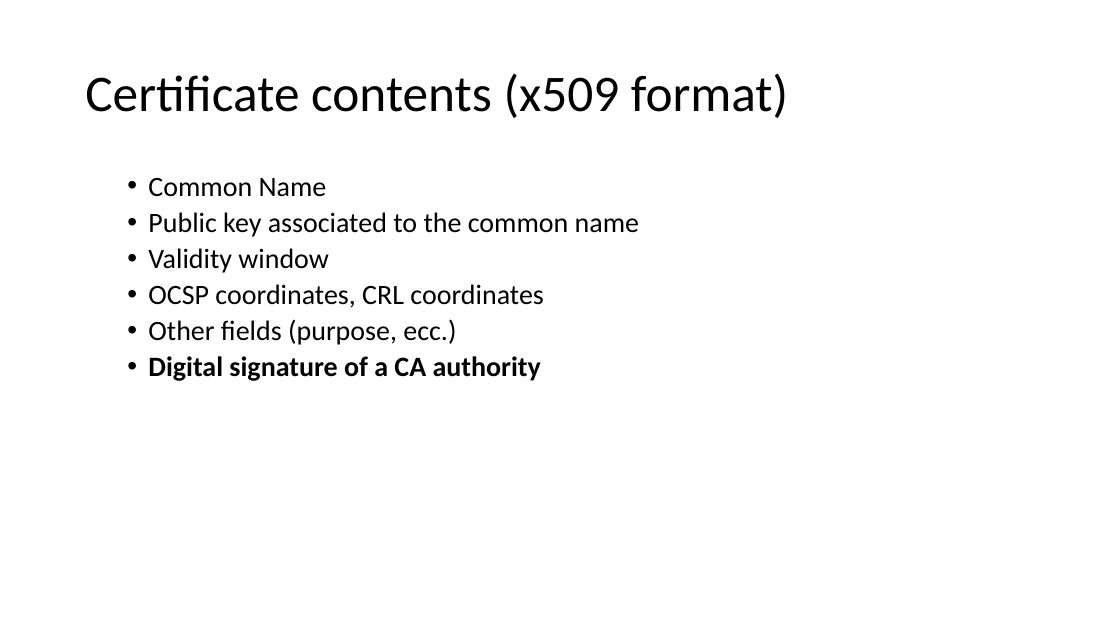
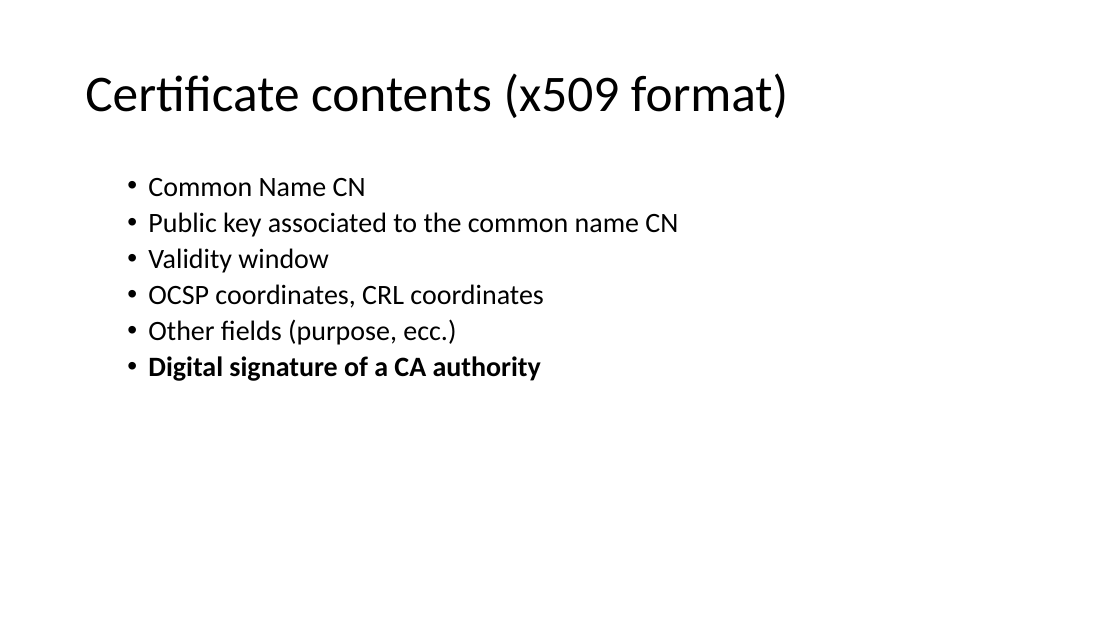
Before and after one commit to DeMaCS-UNICAL/NetworkSecurity, a slide deck: slide 13 of slides/04-PKI-and-Key-distribution-2020.pptx. Drawn at 1120x630 pixels with LibreOffice and Linux fonts; fonts in the diff are those of the drawing. Boxes give left, top, right and bottom in pixels: in the first picture for what was removed or moved away, otherwise in the second. Text is boxed around its words. In the diff, an @@ line names an element or a change of style, - is before the commit and + after.

```diff
--- a/slides/04-PKI-and-Key-distribution-2020.pptx
+++ b/slides/04-PKI-and-Key-distribution-2020.pptx
@@ text at (148, 178, 678, 237): text changed @@
-  • Common Name
-  • Public key associated to the common name
+  • Common Name CN
+  • Public key associated to the common name CN
```
Also in this commit, not shown: 7 other slides changed.
